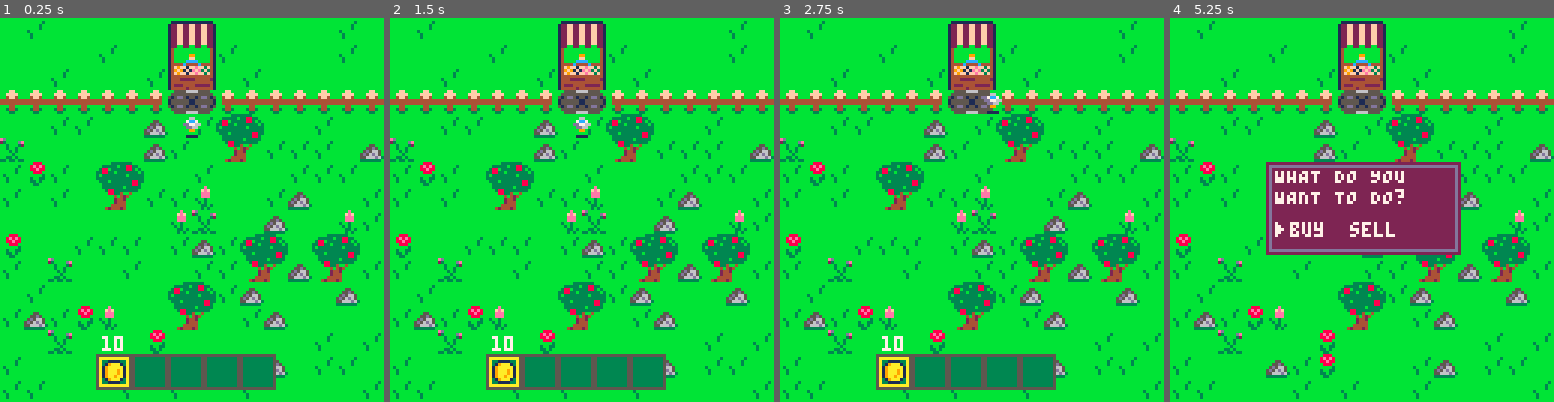
Above: before the commit, frames 1-4 (left to right).
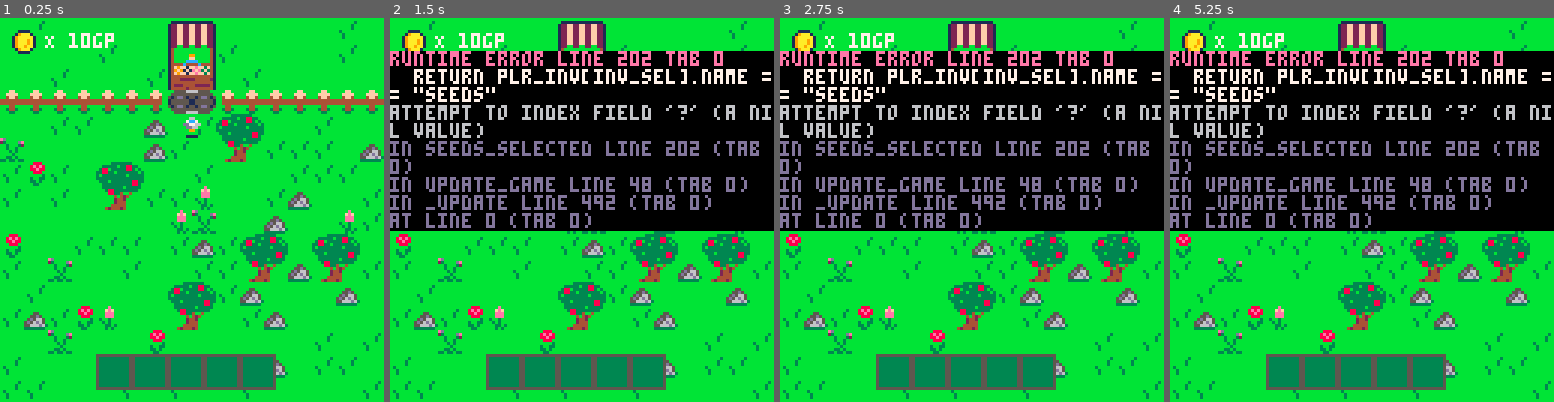
Above: after the commit, the same moments.

Repository: ritasker/SunDropHill
Game: PICO-8 cartridge sundrop_hill.p8
Two runs of this game, one before a commit and one after it. Both use one fixed random seed, a clock stepped at 60 frames per second and the inputs below.
Inputs:
- Up to frame 1 (0.25 s): no input
- Up to frame 2 (1.5 s): tap X (X key) at 0.33, 1.07 s; tap O (Z key) at 0.7 s
- Up to frame 3 (2.75 s): hold Right 1.6-2.1 s; tap O (Z key) at 1.7, 2.1, 2.5 s; tap X (X key) at 1.85 s; hold Up 2.15-2.42 s; hold Right from 2.47 s (still down)
- Up to frame 4 (5.25 s): tap O (Z key) every 0.4 s from 2.9 to 4.9 s; tap X (X key) at 2.97, 4.08, 5.2 s; release Right at 3.03 s; hold Left 3.08-3.58 s; hold Down 3.63-3.97 s; hold Right 4.02-4.68 s; hold Up 4.73-5.03 s; hold Left from 5.08 s (still down)

The runs differ from the first frame. In frame 1, 1.3% of the frame differs, in the area x 3-34%, y 3-97%; in frame 2, 48%; in frame 3, 48%; in frame 4, 55%, in the area x 0-100%, y 3-97%.
Error after the commit: runtime error line 202 tab 0; return plr_inv[inv_sel].name == "seeds"; attempt to index field '?' (a nil value)

Commit message:
Add extra items to buy

Diff:
--- a/entities/game.lua
+++ b/entities/game.lua
@@ -9,7 +9,8 @@
         plr = {
           x = 60,
           y = 32,
-          sp = 12
+          sp = 12,
+          gp=10
         }
         break
       end
@@ -18,13 +19,6 @@
 
   inv_sel = 1
   plr_inv = {}
-  add(
-    plr_inv, {
-      name = "gold",
-      qty = 10,
-      sp = 18
-    }
-  )
 end
 
 function update_game()
@@ -79,6 +73,9 @@
   spr(plr.sp, plr.x, plr.y)
 
   draw_hotbar()
+
+  spr(18, 4, 4)
+  print("X " .. plr.gp .. "gp", 15, 5, 7)
 end
 
 function gen_map()
@@ -243,7 +240,7 @@
         wtd = false,
         sp = 2,
         tig = 0,
-        si = 300 + rnd(300)
+        si = 200 + rnd(200)
       }
     )
     seeds.qty -= 1
--- a/entities/menu.lua
+++ b/entities/menu.lua
@@ -9,6 +9,20 @@
             name = "seeds",
             gp = 1,
             sp = 16
+        }
+    )
+    add(
+        store_inv, {
+            name = "axe",
+            gp = 100,
+            sp = 49
+        }
+    )
+    add(
+        store_inv, {
+            name = "pick",
+            gp = 500,
+            sp = 48
         }
     )
 end
@@ -65,21 +79,21 @@
     end
 
     if btnp(❎) then
-        local gold = get_inv_item_by_name(plr_inv, "gold")
-        if gold != nil and gold.qty > 0 then
-            local seeds = get_inv_item_by_name(plr_inv, "seeds")
-            if seeds != nil then
-                seeds.qty += 1
+        local store_item = store_inv[m_sel]
+        local plr_item = get_inv_item_by_name(plr_inv, store_item.name)
+        if plr.gp > 0 and plr.gp > store_item.gp then
+            if plr_item != nil then
+                plr_item.qty += 1
             else
                 add(
                     plr_inv, {
-                        name = "seeds",
+                        name = store_item.name,
                         qty = 1,
-                        sp = 16
+                        sp = store_item.sp
                     }
                 )
             end
-            gold.qty -= 1
+            plr.gp -= store_item.gp
         end
     end
 
@@ -92,18 +106,7 @@
     if btnp(❎) then
         local carrots = get_inv_item_by_name(plr_inv, "carrots")
         if carrots != nil and carrots.qty > 0 then
-            local gold = get_inv_item_by_name(plr_inv, "gold")
-            if gold != nil then
-                gold.qty += carrots.gp
-            else
-                add(
-                    plr_inv, {
-                        name = "gold",
-                        qty = carrots.gp,
-                        sp = 18
-                    }
-                )
-            end
+            plr.gp += carrots.gp
             carrots.qty -= 1
 
             if carrots.qty == 0 then
@@ -141,27 +144,30 @@
 end
 
 function draw_buy_menu()
-    local gold = get_inv_item_by_name(plr_inv, "gold")
-    spr(gold.sp, 32, 39)
-    print("X " .. gold.qty .. "gp", 42, 40, 7)
+    spr(18, 32, 39)
+    print("X " .. plr.gp .. "gp", 42, 40, 7)
 
-    rectfill(32, 48, 96, 52 + (10 * #store_inv), 2)
-    rect(33, 49, 95, 51 + (10 * #store_inv), 13)
+    rectfill(30, 48, 104, 52 + (10 * #store_inv), 2)
+    rect(31, 49, 103, 51 + (10 * #store_inv), 13)
 
     for i = 1, #store_inv do
         local si = store_inv[i]
-        spr(si.sp, 40, 41 + (10 * i))
-        print(si.name, 50, 43 + (10 * i), 7)
-        print(si.gp .. "gp", 82, 43 + (10 * i), 7)
+        if plr.gp >= si.gp then
+            txt_col = 7
+        else
+            txt_col = 8
+        end
+        spr(si.sp, 38, 41 + (10 * i))
+        print(si.name, 48, 43 + (10 * i), txt_col)
+        print(si.gp .. "gp", 80, 43 + (10 * i), txt_col)
     end
 
-    print("▶", 36, 43 + (10 * m_sel), 7)
+    print("▶", 34, 43 + (10 * m_sel), 7)
 end
 
 function draw_sell_menu()
-    local gold = get_inv_item_by_name(plr_inv, "gold")
-    spr(gold.sp, 32, 39)
-    print("X " .. gold.qty .. "gp", 42, 40, 7)
+    spr(18, 32, 39)
+    print("X " .. plr.gp .. "gp", 42, 40, 7)
 
     rectfill(32, 48, 96, 62, 2)
     rect(33, 49, 95, 61, 13)
--- a/sundrop_hill.p8
+++ b/sundrop_hill.p8
@@ -53,14 +53,14 @@
 003b30bb0030b33000bb3b0000000024440000005d56d65000000000000000000000000000000000000000000004400000000000000000001444444444444441
 00b33b300033b300bb33b3bb000004444400000055666d6300000000000000000000000000000000000000000034430000000000000000001422244442222241
 0003b3000003300033033b3300042444240000003333333000000000000000000000000000000000000000000003300000000000000000001444442444444441
-00000000000000000000000000000000000000000000000000000000000000000000000000000000000000000000000000000000000000000055556666555500
-00000000000000000000000000000000000000000000000000000000000000000000000000000000000000000000000000000000000000000555555555555550
-0000000000000000000000000000000000000000000000000000000000000000000000000000000000000000000000000000000000000000515dd515515dd515
-00000000000000000000000000000000000000000000000000000000000000000000000000000000000000000000000000000000000000001555555115555551
-00000000000000000000000000000000000000000000000000000000000000000000000000000000000000000000000000000000000000001555555115555551
-0000000000000000000000000000000000000000000000000000000000000000000000000000000000000000000000000000000000000000515dd515515dd515
-00000000000000000000000000000000000000000000000000000000000000000000000000000000000000000000000000000000000000000555555555555550
-00000000000000000000000000000000000000000000000000000000000000000000000000000000000000000000000000000000000000000055556666555500
+00112000600d60000000000000000000000000000000000000000000000000000000000000000000000000000000000000000000000000000055556666555500
+017772206d6660000000000000000000000000000000000000000000000000000000000000000000000000000000000000000000000000000555555555555550
+0021761066665500000000000000000000000000000000000000000000000000000000000000000000000000000000000000000000000000515dd515515dd515
+00051661d66004000000000000000000000000000000000000000000000000000000000000000000000000000000000000000000000000001555555115555551
+00542161066000400000000000000000000000000000000000000000000000000000000000000000000000000000000000000000000000001555555115555551
+0542015100d60040000000000000000000000000000000000000000000000000000000000000000000000000000000000000000000000000515dd515515dd515
+54200010000000040000000000000000000000000000000000000000000000000000000000000000000000000000000000000000000000000555555555555550
+52000000000000050000000000000000000000000000000000000000000000000000000000000000000000000000000000000000000000000055556666555500
 
 
 
